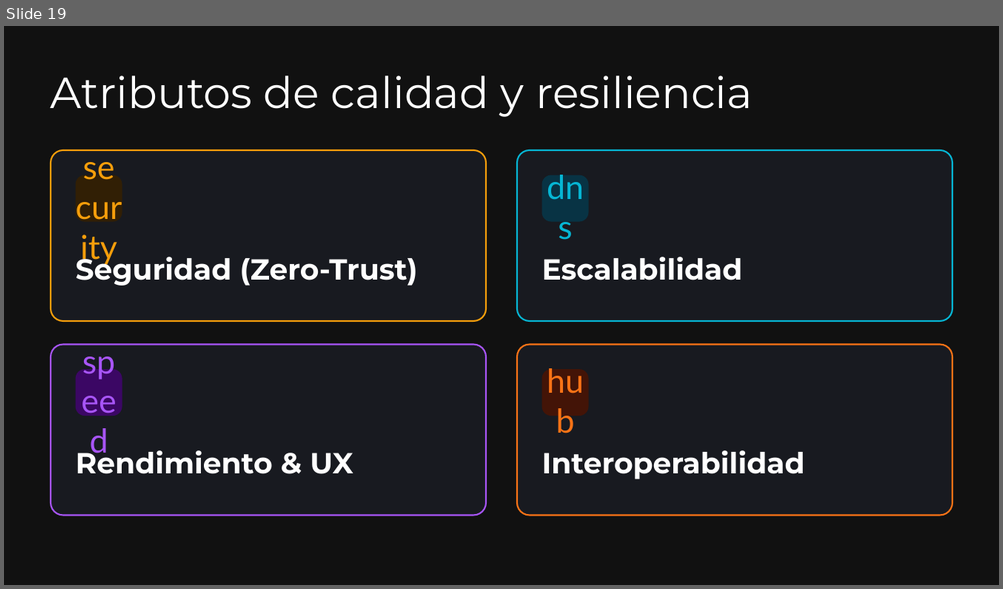
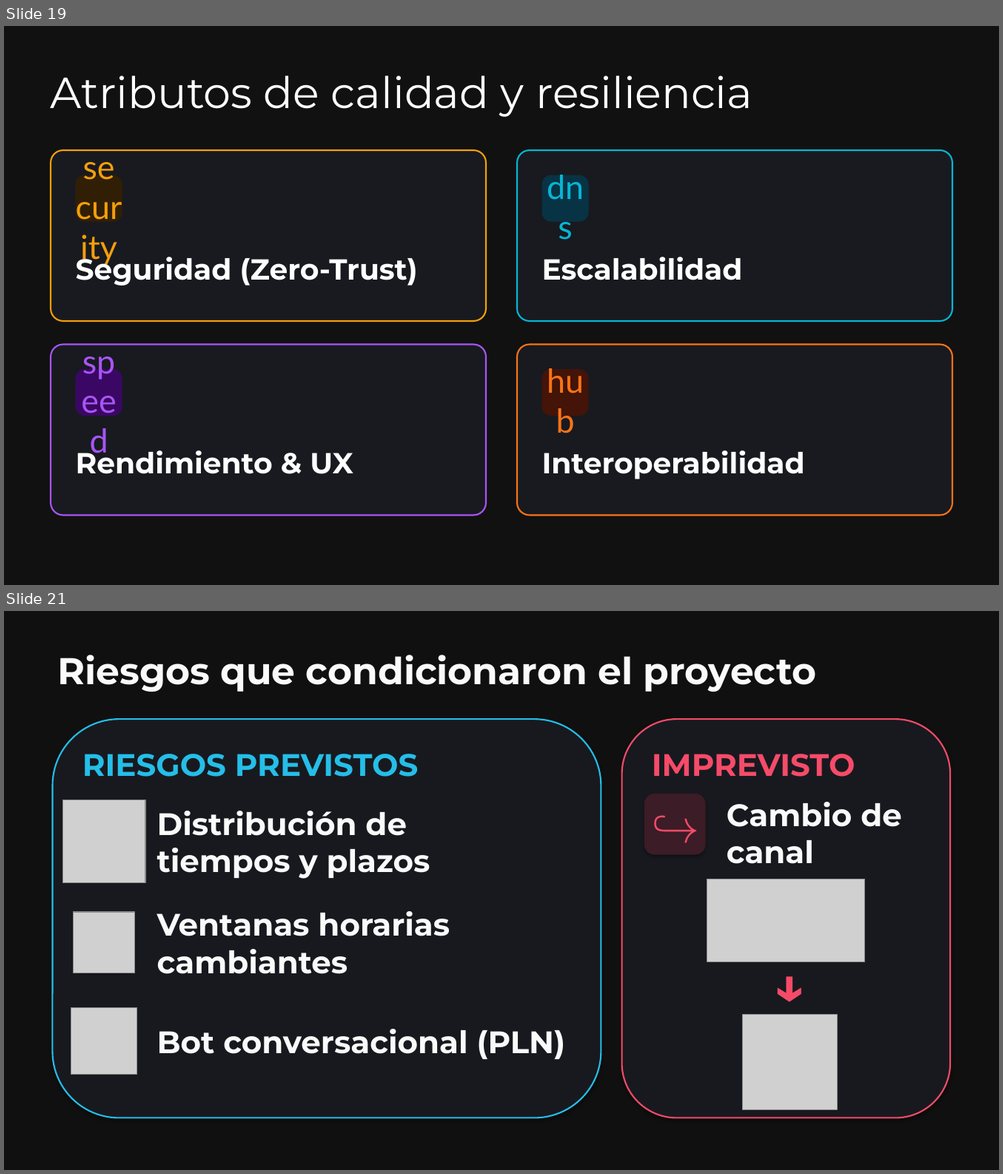
Before and after one commit to TrabajoProfesional-AGGZ/documentacion, a slide deck: entrega_final/defensa/Presentacion_SocioUnido.pptx. Shown one above the other, each under a label of ours: slide 19 before the commit, slides 19 and 21 after it; the slides between them are not shown. The pictures are 1003x589 and 1003x1174 pixels, drawn with LibreOffice and Linux fonts; fonts in the diff are those of the drawing; grey boxes stand for pictures. Boxes give left, top, right and bottom in pixels: in the first picture for what was removed or moved away, otherwise in the second. Text is boxed around its words. In the diff, an @@ line names an element or a change of style, - is before the commit and + after.

```diff
--- a/entrega_final/defensa/Presentacion_SocioUnido.pptx
+++ b/entrega_final/defensa/Presentacion_SocioUnido.pptx
@@ slide 21 added at <box>4,611,999,1170</box>, background #101010 @@
@@ text added at <box>57,655,816,692</box>, 36 pt, text #FAFAFA, bold @@
+Riesgos que condicionaron el proyecto
@@ rounded rectangle added at <box>53,719,601,1119</box>, fill #18191F, outline #24BEE8 1.5 pt @@
@@ rounded rectangle added at <box>622,719,950,1119</box>, fill #18191F, outline #F54B69 1.5 pt @@
@@ text added at <box>82,754,418,777</box>, 30 pt, text #24BEE8, bold @@
+RIESGOS PREVISTOS
@@ text added at <box>652,754,855,777</box>, 30 pt, text #F54B69, bold @@
+IMPREVISTO
@@ picture added at <box>62,800,145,883</box> @@
@@ rounded rectangle added at <box>644,794,706,855</box>, fill #3C1C26 @@
@@ text added at <box>644,794,706,858</box>, 45 pt, text #F54B69, bold @@
+↪
@@ text added at <box>726,802,902,864</box>, 30 pt, text #FAFAFA, bold @@
+Cambio de canal
@@ rounded rectangle added at <box>75,812,133,871</box>, fill #1D323C @@
@@ text added at <box>157,811,430,879</box>, 30 pt, text #FAFAFA, bold @@
+Distribución de tiempos y plazos
@@ picture added at <box>707,879,865,962</box> @@
@@ picture added at <box>74,912,134,974</box> @@
@@ rounded rectangle added at <box>75,914,133,972</box>, fill #3C3019 @@
@@ text added at <box>157,911,449,974</box>, 30 pt, text #FAFAFA, bold @@
+Ventanas horarias cambiantes
@@ text added at <box>726,948,852,1019</box>, 51 pt, text #F54B69, bold @@
+↓
@@ picture added at <box>71,1008,136,1074</box> @@
@@ rounded rectangle added at <box>75,1015,133,1068</box>, fill #352446 @@
@@ text added at <box>157,1029,566,1059</box>, 30 pt, text #FAFAFA, bold @@
+Bot conversacional (PLN)
@@ picture added at <box>742,1015,836,1111</box> @@
```
Also in this commit, not shown: 4 slides changed, 3 other slides added, 2 slides removed, 3 other files.
